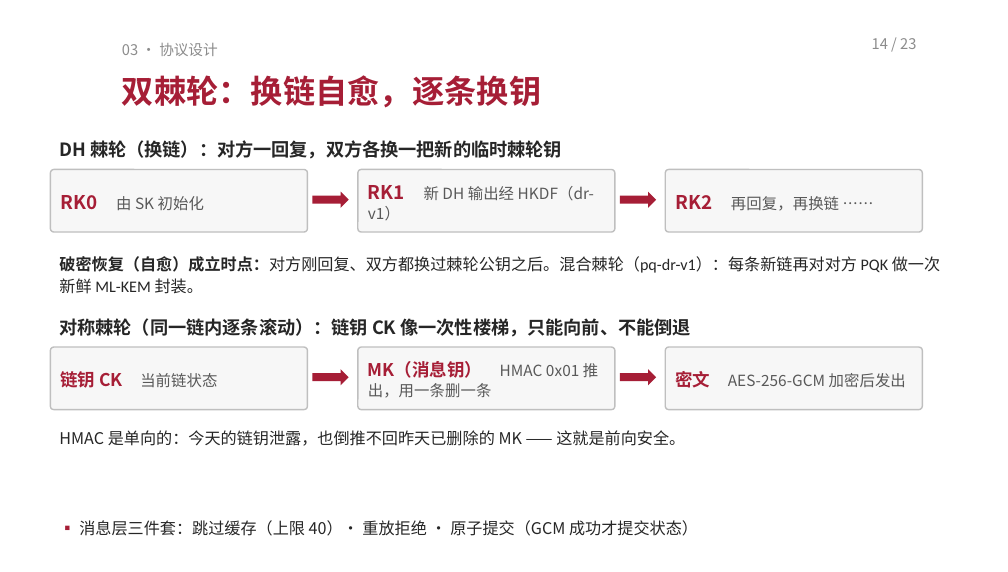
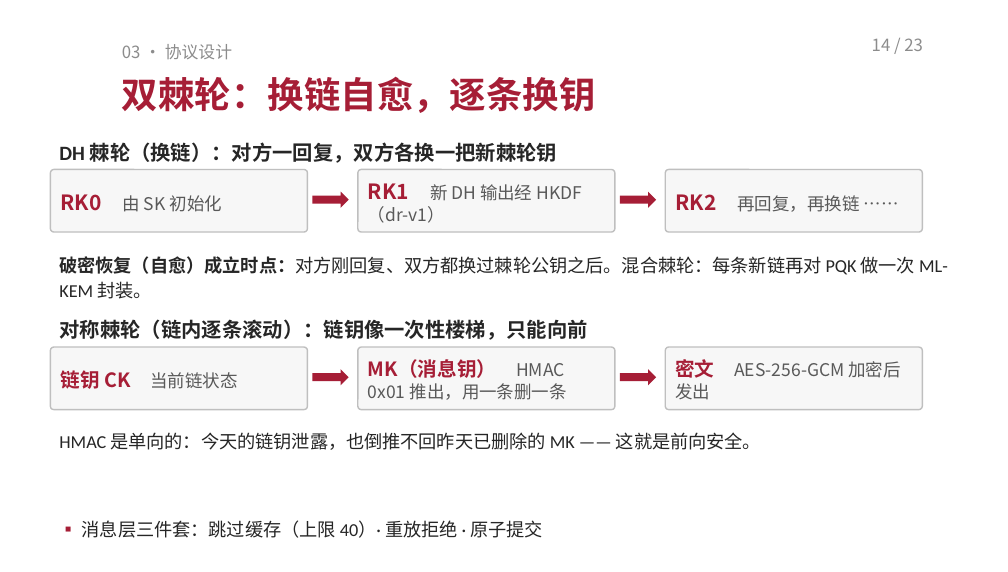
Before and after one commit to TomHaoZi/ECNUchat, a slide deck: slide 14 of 中期汇报/ECNUchat-中期汇报.pptx. Drawn at 1008x572 pixels with LibreOffice and Linux fonts; fonts in the diff are those of the drawing. Boxes give left, top, right and bottom in pixels: in the first picture for what was removed or moved away, otherwise in the second. Text is boxed around its words. In the diff, an @@ line names an element or a change of style, - is before the commit and + after.

```diff
--- a/中期汇报/ECNUchat-中期汇报.pptx
+++ b/中期汇报/ECNUchat-中期汇报.pptx
@@ text "03 · 协议设计" at box(122, 44, 232, 59): size 10.5 to 12 pt @@
@@ text "14 / 23" at box(872, 38, 923, 51): size 10.5 to 12 pt @@
@@ text "双棘轮：换链自愈，逐条换钥" at box(122, 76, 596, 113): size 23 to 26 pt @@
@@ text at box(59, 142, 558, 163): text changed; size 13 to 14.5 pt; font Noto Sans CJK SC to Calibri @@
-DH 棘轮（换链）：对方一回复，双方各换一把新的临时棘轮钥
+DH 棘轮（换链）：对方一回复，双方各换一把新棘轮钥
@@ rounded rectangle "RK0 由 SK 初始化" at box(50, 169, 307, 232): size 13.5 to 15 pt in "RK0"; size 11 to 12.5 pt in "由 SK 初始化" @@
@@ rounded rectangle "RK1 新 DH 输出经 HKDF（dr-v1）" at box(358, 169, 615, 232): size 13.5 to 15 pt in "RK1"; size 11 to 12.5 pt in "新 DH 输出经 HKDF（dr-v1）" @@
@@ rounded rectangle "RK2 再回复，再换链 ……" at box(665, 169, 922, 232): size 13.5 to 15 pt in "RK2"; size 11 to 12.5 pt in "再回复，再换链 ……" @@
@@ text at box(59, 256, 948, 299): text changed; size 11.5 to 13 pt @@
-破密恢复（自愈）成立时点：对方刚回复、双方都换过棘轮公钥之后。混合棘轮（pq-dr-v1）：每条新链再对对方 PQK 做一次新鲜 ML-KEM 封装。
+破密恢复（自愈）成立时点：对方刚回复、双方都换过棘轮公钥之后。混合棘轮：每条新链再对 PQK 做一次 ML-KEM 封装。
@@ text at box(59, 319, 587, 340): text changed; size 13 to 14.5 pt; font Noto Sans CJK SC to Calibri @@
-对称棘轮（同一链内逐条滚动）：链钥 CK 像一次性楼梯，只能向前、不能倒退
+对称棘轮（链内逐条滚动）：链钥像一次性楼梯，只能向前
@@ rounded rectangle "链钥 CK 当前链状态" at box(50, 347, 307, 409): size 12.5 to 14 pt in "链钥 CK"; size 11 to 12.5 pt in "当前链状态" @@
@@ rounded rectangle "MK（消息钥） HMAC 0x01 推出，用一条删一条" at box(358, 347, 615, 409): size 12.5 to 14 pt in "MK（消息钥）"; size 11 to 12.5 pt in "HMAC 0x01 推出，用一条删一条" @@
@@ rounded rectangle "密文 AES-256-GCM 加密后发出" at box(665, 347, 922, 409): size 12.5 to 14 pt in "密文"; size 11 to 12.5 pt in "AES-256-GCM 加密后发出" @@
@@ text "HMAC 是单向的：今天的链钥泄露，也倒推不回昨天已删除的 MK —— 这就是前向安全。" at box(59, 432, 761, 450): size 11.5 to 13 pt, font Noto Sans CJK SC to Calibri; line spacing 1.1 to 1.15; more space between paragraphs @@
@@ text at box(82, 520, 543, 538): text changed; size 11.5 to 13 pt; font Noto Sans CJK SC to Calibri @@
-▪ 消息层三件套：跳过缓存（上限 40）· 重放拒绝 · 原子提交（GCM 成功才提交状态）
+▪ 消息层三件套：跳过缓存（上限 40）· 重放拒绝 · 原子提交
```
Also in this commit, not shown: 20 other slides changed, 2 other files.
